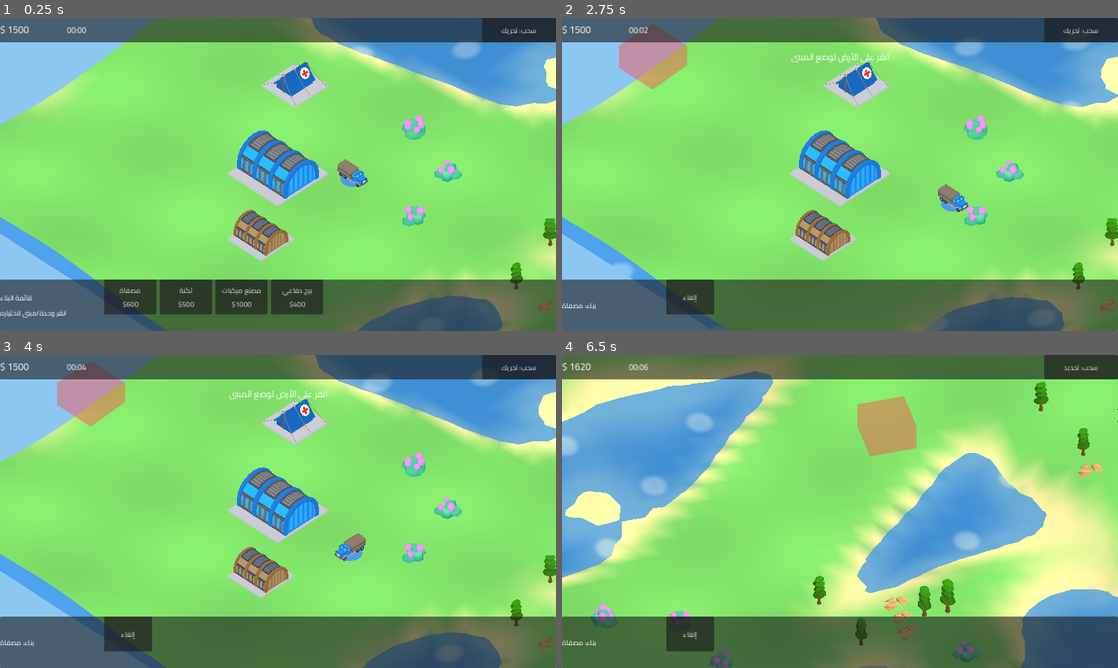
Above: before the commit, frames 1-4 (two rows, left to right).
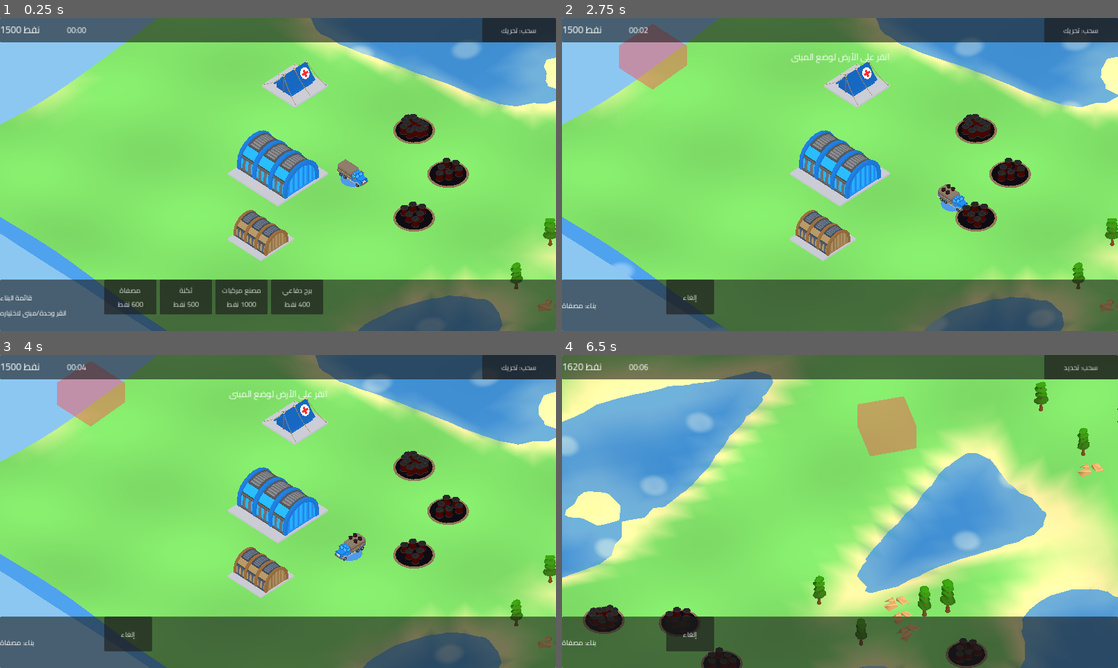
Above: after the commit, the same moments.

Repository: alfyfyy100-maker/ya7-games-hub
Game: Godot game, scene res://maps/Main.tscn
Same seed, same stepped clock (60 frames per second), same inputs: the game is played once before the commit and once after it.
Inputs (mouse positions are in pixels of both pictures, inside the frame that each line leads up to):
- Up to frame 1 (0.25 s): no input
- Up to frame 2 (2.75 s): click "سحب: تحريك" at 0.5 s; click "سحب: تحديد" at 1.25 s; click (689, 296) at 2 s, where only the run before the commit has a clickable "مصفاة $600"
- Up to frame 3 (4 s): click "إلغاء" at 2.75 s; click (127, 633) at 3.5 s, where only the run after the commit has a clickable "مصفاة 600 نفط"
- Up to frame 4 (6.5 s): tap Enter at 4.25 s; move the mouse to (962, 495) at 4.27 s; hold D 4.28-5 s; tap Tab at 4.35 s; click (962, 495) at 4.42 s; drag from (728, 527) to (812, 574) at 5.02 s; move the mouse to (895, 442) at 5.77 s; hold D from 5.78 s (still down); hold E from 5.78 s (still down)

The runs differ from the first frame. In frame 1, 1.9% of the frame differs, in the area x 0-85%, y 2-93%; in frame 2, 1.7%; in frame 3, 1.8%; in frame 4, 2.0%, in the area x 0-77%, y 2-100%.

Commit message:
Oil economy visuals, combat FX and unit separation
- CombatFX (view only): tracers/shells with muzzle flash and impact,
  driven by GameState.damage_dealt; muzzle_position() on views.
- Resource fields are now oil: dark pool + barrels that deplete; the
  harvester truck shows barrels as cargo fills; HUD counts oil.
- Buildings shake briefly when hit.
- UnitSystem: deterministic pairwise separation so units do not stack.
- tests/FireTest: headless check that towers and tanks deal damage.

Co-Authored-By: Claude Fable 5.1 <noreply@anthropic.com>
Claude-Session: https://claude.ai/code/session_0127WbxCG21rVkEZhQxZNybi

Diff:
--- a/ya7-armies/autoload/GameState.gd
+++ b/ya7-armies/autoload/GameState.gd
@@ -158,7 +158,7 @@
 	var e := SimEntity.new()
 	e.id = _alloc_id()
 	e.kind = SimEntity.Kind.RESOURCE
-	e.def_id = &"crystal"
+	e.def_id = &"oil"
 	e.owner_id = 0
 	e.pos = map.cell_to_world(cell)
 	e.prev_pos = e.pos
--- a/ya7-armies/buildings/BuildingView.gd
+++ b/ya7-armies/buildings/BuildingView.gd
@@ -99,6 +99,12 @@
 	visual_height = _def.height + 0.6
 
 
+func muzzle_position() -> Vector3:
+	if _turret != null and _turret.node != null:
+		return _turret.node.global_position + Vector3(0, 0.3, 0)
+	return global_position + Vector3(0, visual_height * 0.7, 0)
+
+
 func set_selected(v: bool) -> void:
 	ring.visible = v
 	rally_marker.visible = v and _def.can_produce()
@@ -122,6 +128,12 @@
 	if not e.data.get("completed", false):
 		t = clampf(float(e.data.get("construction", 0)) / float(maxi(_def.build_ticks, 1)), 0.05, 1.0)
 	body.position.y = -(1.0 - t) * (visual_height + 0.5)
+	# اهتزاز خفيف عند الإصابة
+	var since_hit := GameState.tick - e.last_hit_tick
+	if since_hit >= 0 and since_hit < 4:
+		body.position.x = sin(float(since_hit) * 2.1) * 0.06
+	else:
+		body.position.x = 0.0
 	if _turret != null:
 		_turret.node.visible = t >= 0.999
 		var aimed := false
--- a/ya7-armies/maps/Main.gd
+++ b/ya7-armies/maps/Main.gd
@@ -9,6 +9,7 @@
 @onready var terrain: Node3D = $Terrain
 @onready var decor: Node3D = $Decor
 @onready var world_view: WorldView = $WorldView
+@onready var combat_fx: CombatFX = $CombatFX
 @onready var camera_rig: CameraRig = $CameraRig
 @onready var hud: HUD = $UI/HUD
 @onready var overlay: WorldOverlay = $UI/Overlay
@@ -33,6 +34,7 @@
 	decor.build(GameState.map)
 	camera_rig.set_map(GameState.map)
 	world_view.attach()
+	combat_fx.setup(world_view)
 	GameState.start_match()
 	var hq_cell: Vector2i = GameState.map.start_cells[GameConfig.PLAYER_ID]
 	camera_rig.focus(GameState.map.cell_to_world(hq_cell))
--- a/ya7-armies/maps/Main.tscn
+++ b/ya7-armies/maps/Main.tscn
@@ -8,6 +8,7 @@
 [ext_resource type="Script" path="res://ui/WorldOverlay.gd" id="6"]
 [ext_resource type="Script" path="res://ui/HUD.gd" id="7"]
 [ext_resource type="Script" path="res://maps/DecorView.gd" id="8"]
+[ext_resource type="Script" path="res://systems/view/CombatFX.gd" id="9"]
 
 [sub_resource type="Environment" id="env"]
 background_mode = 1
@@ -36,6 +37,9 @@
 
 [node name="WorldView" type="Node3D" parent="."]
 script = ExtResource("3")
+
+[node name="CombatFX" type="Node3D" parent="."]
+script = ExtResource("9")
 
 [node name="CameraRig" type="Node3D" parent="."]
 script = ExtResource("4")
--- a/ya7-armies/systems/input/InputController.gd
+++ b/ya7-armies/systems/input/InputController.gd
@@ -365,7 +365,7 @@
 		message.emit("موقع غير صالح للبناء")
 		return
 	if GameState.get_credits(GameConfig.PLAYER_ID) < def.cost:
-		message.emit("موارد غير كافية")
+		message.emit("النفط غير كافٍ")
 		return
 	var id := GameState.place_building(build_def_id, _ghost_cell, GameConfig.PLAYER_ID)
 	if id > 0:
--- a/ya7-armies/systems/simulation/UnitSystem.gd
+++ b/ya7-armies/systems/simulation/UnitSystem.gd
@@ -17,3 +17,49 @@
 				fsm.change(e, &"dead", gs)
 			continue
 		fsm.tick_entity(e, gs)
+	_separate(gs, ids)
+
+
+## تباعد بسيط وحتمي بين الوحدات الحية (أفقيًا فقط) حتى لا تتكدس في نقطة واحدة.
+func _separate(gs: Node, ids: Array) -> void:
+	var units: Array[SimEntity] = []
+	for id in ids:
+		var e: SimEntity = gs.entities[id]
+		if e.is_unit() and e.alive:
+			units.append(e)
+	var n := units.size()
+	for i in n:
+		var a := units[i]
+		var ra: float = a.unit_def().radius
+		for j in range(i + 1, n):
+			var b := units[j]
+			var rb: float = b.unit_def().radius
+			var min_d := (ra + rb) * 0.95
+			var dx := b.pos.x - a.pos.x
+			var dz := b.pos.z - a.pos.z
+			var d2 := dx * dx + dz * dz
+			if d2 >= min_d * min_d or d2 < 0.0001:
+				if d2 < 0.0001:
+					dx = 0.01 * float((a.id % 3) - 1)
+					dz = 0.01
+					d2 = dx * dx + dz * dz
+				else:
+					continue
+			var d := sqrt(d2)
+			var push := (min_d - d) * 0.5
+			var nx := dx / d
+			var nz := dz / d
+			# الوحدة المتوقفة تُزاح أقل حتى لا تنجرف عن موقعها
+			var wa := 0.35 if a.state == &"idle" else 0.65
+			var wb := 0.35 if b.state == &"idle" else 0.65
+			_nudge(gs, a, -nx * push * wa * 2.0, -nz * push * wa * 2.0)
+			_nudge(gs, b, nx * push * wb * 2.0, nz * push * wb * 2.0)
+
+
+func _nudge(gs: Node, e: SimEntity, dx: float, dz: float) -> void:
+	var np := Vector3(e.pos.x + dx, e.pos.y, e.pos.z + dz)
+	np = gs.map.clamp_world(np)
+	if gs.nav.is_walkable(gs.map.world_to_cell(np)):
+		e.pos.x = np.x
+		e.pos.z = np.z
+		e.pos.y = gs.map.height_at_world(np.x, np.z)
--- /dev/null
+++ b/ya7-armies/systems/view/CombatFX.gd
@@ -0,0 +1,116 @@
+class_name CombatFX
+extends Node3D
+## CombatFX — مؤثرات قتال (عرض فقط): مقذوفات مرئية، وميض فوهة، وارتطام.
+## تُشتق من إشارة GameState.damage_dealt ولا تؤثر على الحالة إطلاقًا (الضرر طُبّق أصلًا).
+
+const MAX_ACTIVE: int = 96
+const SHELL_SPEED: float = 26.0
+const TRACER_SPEED: float = 55.0
+
+var _world: WorldView
+var _shots: Array[Dictionary] = []
+var _impacts: Array[Dictionary] = []
+var _shell_mesh: SphereMesh
+var _tracer_mesh: BoxMesh
+var _flash_mesh: SphereMesh
+var _mat_shell: StandardMaterial3D
+var _mat_tracer: StandardMaterial3D
+var _mat_flash: StandardMaterial3D
+var _mat_impact: StandardMaterial3D
+
+
+func _ready() -> void:
+	_shell_mesh = SphereMesh.new()
+	_shell_mesh.radius = 0.13
+	_shell_mesh.height = 0.26
+	_shell_mesh.radial_segments = 8
+	_shell_mesh.rings = 4
+	_tracer_mesh = BoxMesh.new()
+	_tracer_mesh.size = Vector3(0.07, 0.07, 0.8)
+	_flash_mesh = SphereMesh.new()
+	_flash_mesh.radius = 0.5
+	_flash_mesh.height = 1.0
+	_flash_mesh.radial_segments = 8
+	_flash_mesh.rings = 4
+	_mat_shell = MeshFactory.flat_material(Color(0.15, 0.15, 0.15))
+	_mat_tracer = MeshFactory.flat_material(Color(1.0, 0.9, 0.35))
+	_mat_flash = MeshFactory.flat_material(Color(1.0, 0.75, 0.2, 0.9))
+	_mat_impact = MeshFactory.flat_material(Color(1.0, 0.45, 0.15, 0.8))
+
+
+func setup(world: WorldView) -> void:
+	_world = world
+	if not GameState.damage_dealt.is_connected(_on_damage):
+		GameState.damage_dealt.connect(_on_damage)
+
+
+func _on_damage(target_id: int, _amount: float, source_id: int) -> void:
+	if _shots.size() >= MAX_ACTIVE:
+		return
+	var s: SimEntity = GameState.get_entity(source_id)
+	var t: SimEntity = GameState.get_entity(target_id)
+	if s == null or t == null:
+		return
+	var sv = _world.get_view(source_id)
+	var tv = _world.get_view(target_id)
+	var from: Vector3 = s.pos + Vector3(0, 0.9, 0)
+	if sv != null and sv.has_method("muzzle_position"):
+		from = sv.muzzle_position()
+	var to_h := 0.8
+	if tv != null and "visual_height" in tv:
+		to_h = maxf(0.5, tv.visual_height * 0.5)
+	var to: Vector3 = t.pos + Vector3(0, to_h, 0)
+	var heavy := s.is_building()
+	if s.is_unit():
+		var d := s.unit_def()
+		heavy = d != null and d.category == UnitData.Category.VEHICLE
+	# وميض الفوهة
+	_spawn_impact(from, 0.35 if heavy else 0.2, 0.08, _mat_flash)
+	# المقذوف
+	var mi := MeshInstance3D.new()
+	mi.mesh = _shell_mesh if heavy else _tracer_mesh
+	mi.material_override = _mat_shell if heavy else _mat_tracer
+	mi.cast_shadow = GeometryInstance3D.SHADOW_CASTING_SETTING_OFF
+	add_child(mi)
+	mi.global_position = from
+	if not heavy:
+		mi.look_at(to, Vector3.UP)
+	var dist := from.distance_to(to)
+	var speed := SHELL_SPEED if heavy else TRACER_SPEED
+	_shots.append({"node": mi, "from": from, "to": to, "t": 0.0, "dur": maxf(dist / speed, 0.04), "heavy": heavy})
+
+
+func _spawn_impact(pos: Vector3, size: float, dur: float, mat: Material) -> void:
+	var mi := MeshInstance3D.new()
+	mi.mesh = _flash_mesh
+	mi.material_override = mat
+	mi.cast_shadow = GeometryInstance3D.SHADOW_CASTING_SETTING_OFF
+	add_child(mi)
+	mi.global_position = pos
+	mi.scale = Vector3.ONE * size * 0.4
+	_impacts.append({"node": mi, "t": 0.0, "dur": dur, "size": size})
+
+
+func _process(delta: float) -> void:
+	for i in range(_shots.size() - 1, -1, -1):
+		var s := _shots[i]
+		s.t = float(s.t) + delta
+		var k := clampf(float(s.t) / float(s.dur), 0.0, 1.0)
+		var n: MeshInstance3D = s.node
+		var p: Vector3 = (s.from as Vector3).lerp(s.to, k)
+		if s.heavy:
+			p.y += sin(k * PI) * 0.6  # قوس بسيط للقذائف الثقيلة
+		n.global_position = p
+		if k >= 1.0:
+			_spawn_impact(s.to, 1.1 if s.heavy else 0.45, 0.22 if s.heavy else 0.12, _mat_impact)
+			n.queue_free()
+			_shots.remove_at(i)
+	for i in range(_impacts.size() - 1, -1, -1):
+		var im := _impacts[i]
+		im.t = float(im.t) + delta
+		var k := clampf(float(im.t) / float(im.dur), 0.0, 1.0)
+		var n: MeshInstance3D = im.node
+		n.scale = Vector3.ONE * float(im.size) * (0.4 + 0.8 * k)
+		if k >= 1.0:
+			n.queue_free()
+			_impacts.remove_at(i)
--- a/ya7-armies/systems/view/ResourceView.gd
+++ b/ya7-armies/systems/view/ResourceView.gd
@@ -1,27 +1,56 @@
 class_name ResourceView
 extends Node3D
-## ResourceView — عنقود بلّورات (نموذج Kenney أو نموذج مؤقت) يصغر مع استنزاف المورد.
+## ResourceView — حقل نفط: بركة نفط داكنة + براميل تتناقص مع استنزاف الحقل.
 
-const MODEL_PATH := "res://assets/models/kenney/tower-defense/detail-crystal-large.glb"
+const BARREL := "res://assets/models/rgpoly/Barrel_1_A.fbx"
+const FALLBACK := "res://assets/models/kenney/tower-defense/detail-crystal-large.glb"
 
 var entity_id: int = -1
 var body: Node3D
+var _barrels: Array[Node3D] = []
 
 
 func setup(e: SimEntity) -> void:
 	entity_id = e.id
 	body = Node3D.new()
 	add_child(body)
-	if ModelLibrary.has_model(MODEL_PATH):
-		var model := ModelLibrary.instantiate(MODEL_PATH)
+	position = e.pos
+	rotation.y = float(e.id % 7) * 0.9
+	# بركة النفط
+	var pool := MeshInstance3D.new()
+	pool.mesh = MeshFactory.cyl_mesh(1.55, 0.08, 18)
+	var pm := StandardMaterial3D.new()
+	pm.albedo_color = Color(0.08, 0.07, 0.09)
+	pm.roughness = 0.15
+	pm.metallic = 0.4
+	pool.material_override = pm
+	pool.position = Vector3(0, 0.04, 0)
+	pool.cast_shadow = GeometryInstance3D.SHADOW_CASTING_SETTING_OFF
+	body.add_child(pool)
+	var rim := MeshInstance3D.new()
+	rim.mesh = MeshFactory.cyl_mesh(1.75, 0.06, 18)
+	rim.material_override = MeshFactory.material(Color(0.45, 0.36, 0.26))
+	rim.position = Vector3(0, 0.02, 0)
+	rim.cast_shadow = GeometryInstance3D.SHADOW_CASTING_SETTING_OFF
+	body.add_child(rim)
+	if ModelLibrary.has_model(BARREL):
+		var slots := [Vector3(0.0, 0, -0.9), Vector3(0.75, 0, -0.55), Vector3(-0.75, 0, -0.55), Vector3(0.45, 0, 0.35), Vector3(-0.45, 0, 0.35), Vector3(0.0, 0, 1.0)]
+		for i in slots.size():
+			var b := ModelLibrary.instantiate(BARREL)
+			body.add_child(b)
+			var ba := ModelLibrary.fit_max(b, 0.75)
+			ModelLibrary.center_on_ground(b, ba)
+			b.position += slots[i] + Vector3(0, 0.06, 0)
+			b.rotation.y = float(i) * 1.1
+			ModelLibrary.apply_team_look(b, Color(0.1, 0.09, 0.08), 0.7)
+			_barrels.append(b)
+	elif ModelLibrary.has_model(FALLBACK):
+		var model := ModelLibrary.instantiate(FALLBACK)
 		body.add_child(model)
 		var aabb := ModelLibrary.fit_max(model, 2.1)
 		ModelLibrary.center_on_ground(model, aabb)
-		ModelLibrary.apply_team_look(model, Color.WHITE, 0.0)
 	else:
 		body.add_child(MeshFactory.make_resource())
-	position = e.pos
-	rotation.y = float(e.id % 7) * 0.9
 
 
 func _process(_delta: float) -> void:
@@ -29,5 +58,6 @@
 	if e == null:
 		queue_free()
 		return
-	var r := float(e.data.get("amount", 0)) / maxf(e.max_hp, 1.0)
-	body.scale = Vector3.ONE * lerpf(0.45, 1.0, clampf(r, 0.0, 1.0))
+	var r := clampf(float(e.data.get("amount", 0)) / maxf(e.max_hp, 1.0), 0.0, 1.0)
+	for i in _barrels.size():
+		_barrels[i].visible = r > float(i) / float(_barrels.size())
--- /dev/null
+++ b/ya7-armies/tests/FireTest.gd
@@ -0,0 +1,21 @@
+extends Node
+func _ready() -> void:
+	GameState.new_game(777)
+	GameState.start_match()
+	GameState.running = false
+	var m: MapState = GameState.map
+	var base: Vector2i = m.start_cells[1]
+	var tower := GameState.place_building(&"defense_tower", base + Vector2i(5, 0), 1, true)
+	var tank := GameState.spawn_unit(&"tank", 1, m.cell_to_world(base + Vector2i(0, 5)))
+	var enemy := GameState.spawn_unit(&"soldier", 2, m.cell_to_world(base + Vector2i(7, 1)))
+	var enemy2 := GameState.spawn_unit(&"soldier", 2, m.cell_to_world(base + Vector2i(1, 8)))
+	GameState.issue_command([enemy, enemy2], {"type": "stop"})
+	var hits := {}
+	GameState.damage_dealt.connect(func(t, a, s): hits[s] = hits.get(s, 0) + 1)
+	for i in 300:
+		GameState.running = true; GameState._physics_process(0.033); GameState.running = false
+		if i % 60 == 0:
+			var e1 := GameState.get_entity(enemy); var e2 := GameState.get_entity(enemy2); var tk := GameState.get_entity(tank)
+			print("t", GameState.tick, " enemy1 hp=", e1.hp if e1 else -1, " enemy2 hp=", e2.hp if e2 else -1, " tank state=", tk.state, " target=", tk.target_id, " tower target=", GameState.get_entity(tower).target_id)
+	print("shots by source: ", hits, " (tower id=", tower, ", tank id=", tank, ")")
+	get_tree().quit()
--- /dev/null
+++ b/ya7-armies/tests/FireTest.tscn
@@ -0,0 +1,6 @@
+[gd_scene load_steps=2 format=3]
+
+[ext_resource type="Script" path="res://tests/FireTest.gd" id="1"]
+
+[node name="FireTest" type="Node"]
+script = ExtResource("1")
--- a/ya7-armies/tests/Showcase.gd
+++ b/ya7-armies/tests/Showcase.gd
@@ -40,6 +40,9 @@
 
 func _process(_delta: float) -> void:
 	_frame += 1
+	# لقطات متتابعة أثناء القتال لالتقاط المقذوفات
+	if _frame in [64, 67, 70, 73, 76]:
+		get_viewport().get_texture().get_image().save_png(_out.path_join("combat_%d.png" % _frame))
 	if _frame == 60:
 		get_viewport().get_texture().get_image().save_png(_out.path_join("showcase.png"))
 		print("[Showcase] saved tick=", GameState.tick)
--- a/ya7-armies/ui/HUD.gd
+++ b/ya7-armies/ui/HUD.gd
@@ -62,7 +62,7 @@
 	var top := HBoxContainer.new()
 	top.add_theme_constant_override("separation", 14)
 	top_bar.add_child(top)
-	credits_label = _label("$ 0", 22)
+	credits_label = _label("نفط 0", 22)
 	credits_label.custom_minimum_size.x = 140
 	top.add_child(credits_label)
 	time_label = _label("00:00", 18)
@@ -159,7 +159,7 @@
 
 
 func _process(delta: float) -> void:
-	credits_label.text = "$ %d" % GameState.get_credits(GameConfig.PLAYER_ID)
+	credits_label.text = "نفط %d" % GameState.get_credits(GameConfig.PLAYER_ID)
 	var secs := GameState.tick / GameConfig.TICK_RATE
 	time_label.text = "%02d:%02d" % [secs / 60, secs % 60]
 	if _message_timer > 0.0:
@@ -202,11 +202,11 @@
 				var udef := GameConfig.get_unit_def(uid)
 				if udef == null:
 					continue
-				var b := _button("%s\n$%d" % [udef.display_name, udef.cost], Vector2(110, 80))
+				var b := _button("%s\n%d نفط" % [udef.display_name, udef.cost], Vector2(110, 80))
 				b.disabled = credits < udef.cost
 				b.pressed.connect(func() -> void:
 					if not GameState.enqueue_production(building.id, uid):
-						show_message("لا يمكن الإنتاج الآن"))
+						show_message("نفط غير كافٍ أو القائمة ممتلئة"))
 				actions_box.add_child(b)
 			if def.can_produce():
 				var rally := _button("نقطة\nالتجمع", Vector2(100, 80))
@@ -237,7 +237,7 @@
 
 	# لا شيء مختار: قائمة البناء (مبنية على البيانات)
 	for bdef in GameConfig.get_constructible_buildings():
-		var b := _button("%s\n$%d" % [bdef.display_name, bdef.cost], Vector2(120, 80))
+		var b := _button("%s\n%d نفط" % [bdef.display_name, bdef.cost], Vector2(120, 80))
 		b.disabled = credits < bdef.cost
 		b.pressed.connect(func() -> void:
 			_input.set_tool(InputController.Tool.BUILD, bdef.id)
@@ -268,7 +268,7 @@
 		if units.size() == 1:
 			var e: SimEntity = GameState.get_entity(units[0])
 			var d := e.unit_def()
-			info_label.text = "%s  %d/%d\nانقر الأرض للتحرك، أو عدوًا للهجوم" % [d.display_name, int(e.hp), int(e.max_hp)]
+			info_label.text = "%s  %d/%d\nانقر الأرض للتحرك، أو عدوًا للهجوم، أو حقل نفط للجمع" % [d.display_name, int(e.hp), int(e.max_hp)]
 		else:
 			info_label.text = "%d وحدات مختارة\nانقر الأرض للتحرك، أو عدوًا للهجوم" % units.size()
 		return
--- a/ya7-armies/units/UnitView.gd
+++ b/ya7-armies/units/UnitView.gd
@@ -17,6 +17,7 @@
 var _sink: float = 0.0
 var _selected: bool = false
 var _owner_id: int = 0
+var _cargo_barrels: Array[Node3D] = []
 
 
 func setup(e: SimEntity) -> void:
@@ -57,6 +58,8 @@
 	ModelLibrary.apply_team_look(model, team, _def.team_tint)
 	visual_height = aabb.size.y
 	_anim = ModelLibrary.find_animation_player(model)
+	if _def.can_harvest:
+		_setup_cargo_barrels(aabb)
 	# برج داخلي (عقدة داخل النموذج نفسه)
 	var inner := ModelLibrary.find_node_by_suffix(model, _def.turret_node_suffix)
 	if inner != null:
@@ -75,6 +78,24 @@
 		visual_height += ta.size.y
 
 
+## براميل نفط تظهر على صندوق الحصّادة كلما امتلأت الحمولة.
+func _setup_cargo_barrels(aabb: AABB) -> void:
+	const BARREL := "res://assets/models/rgpoly/Barrel_1_A.fbx"
+	if not ModelLibrary.has_model(BARREL):
+		return
+	var top := aabb.size.y * 0.78
+	var slots := [Vector3(-0.3, top, -0.35), Vector3(0.3, top, -0.35), Vector3(-0.3, top, -0.85), Vector3(0.3, top, -0.85)]
+	for i in slots.size():
+		var b := ModelLibrary.instantiate(BARREL)
+		body.add_child(b)
+		var ba := ModelLibrary.fit_max(b, 0.42)
+		ModelLibrary.center_on_ground(b, ba)
+		b.position += slots[i]
+		ModelLibrary.apply_team_look(b, Color(0.12, 0.1, 0.08), 0.75)
+		b.visible = false
+		_cargo_barrels.append(b)
+
+
 func _setup_placeholder(team: Color) -> void:
 	var mesh_body := MeshFactory.make_unit(_def.visual_kind, team, _def.accent_color)
 	mesh_body.scale = Vector3.ONE * _def.scale
@@ -87,6 +108,13 @@
 		if leg != null:
 			_legs.append(leg)
 	visual_height = 1.5 * _def.scale
+
+
+## موضع الفوهة (للمقذوفات المرئية).
+func muzzle_position() -> Vector3:
+	if _turret != null and _turret.node != null:
+		return _turret.node.global_position + Vector3(0, 0.25, 0)
+	return global_position + Vector3(0, visual_height * 0.65, 0)
 
 
 func set_selected(v: bool) -> void:
@@ -174,8 +202,13 @@
 				aimed = true
 		if not aimed:
 			_turret.relax(delta)
+	# حصّادة: براميل تظهر تدريجيًا مع الحمولة
+	if not _cargo_barrels.is_empty():
+		var ratio := float(e.cargo) / float(maxi(_def.cargo_capacity, 1))
+		for i in _cargo_barrels.size():
+			_cargo_barrels[i].visible = ratio > float(i) / float(_cargo_barrels.size()) + 0.01
 	# حصّادة (النموذج المؤقت): صندوق الحمولة يرتفع مع الامتلاء
-	if _def.can_harvest and _anim == null:
+	if _def.can_harvest and _anim == null and _cargo_barrels.is_empty():
 		var cargo_node := body.find_child("Cargo", true, false)
 		if cargo_node != null:
 			var r := float(e.cargo) / float(maxi(_def.cargo_capacity, 1))
Binary file added: ya7-armies/assets/models/rgpoly/Barrel_1_A.fbx
Not shown, added: ya7-armies/assets/models/rgpoly/Barrel_1_A.fbx.import
Not shown: 1 places in ya7-armies/maps/Main.tscn that only renumber resources
